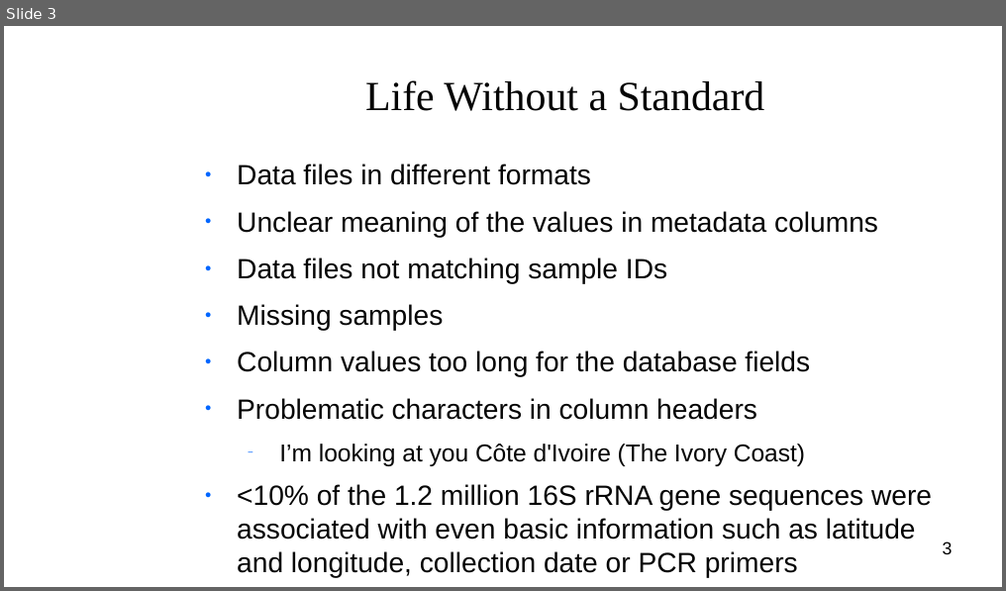
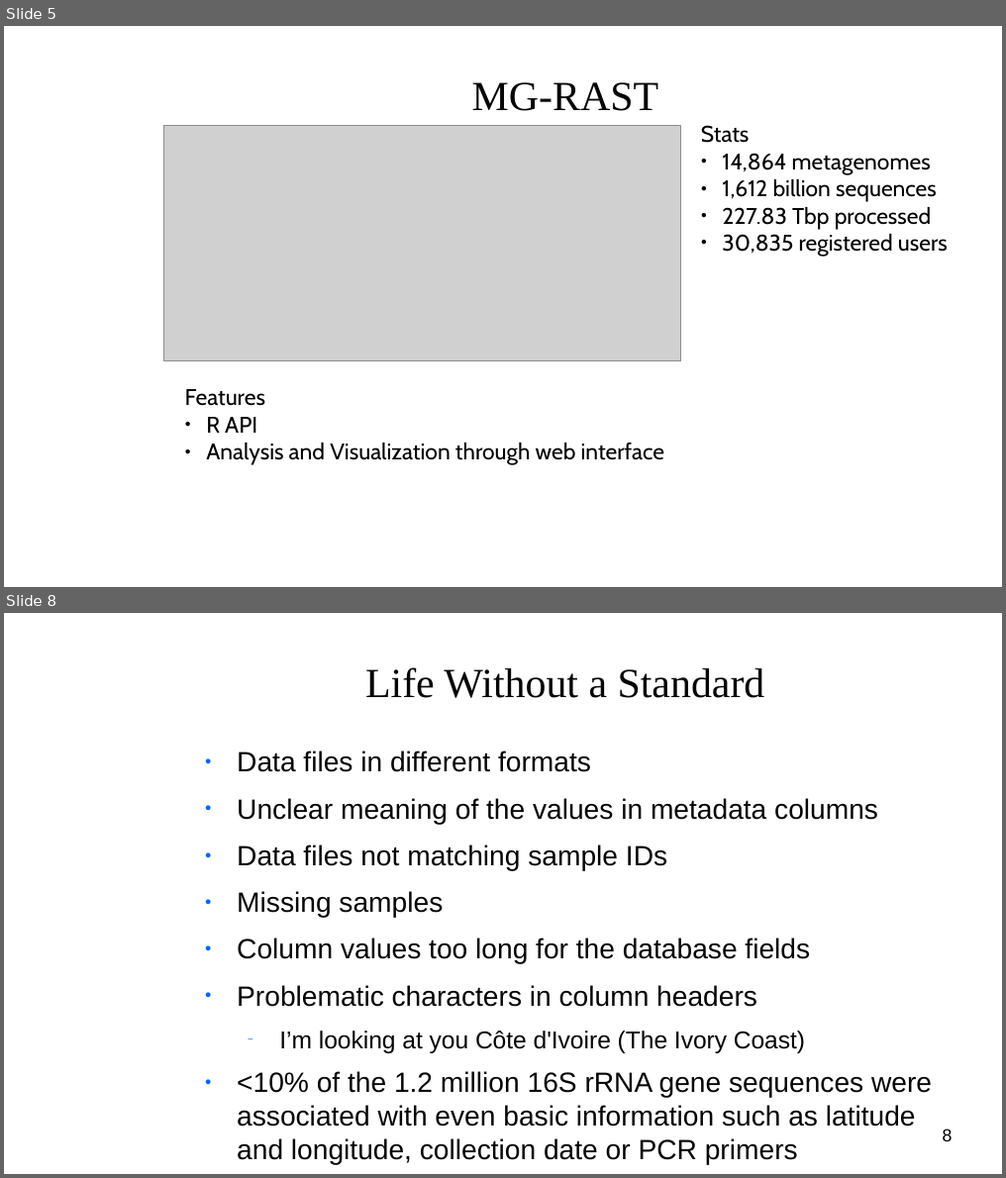
Before and after one commit to clemente-lab/mmeds-meta, a slide deck: sql/mmeds.odp. Shown one above the other, each under a label of ours: slide 3 before the commit, slides 5 and 8 after it; the slides between them are not shown. The pictures are 1006x591 and 1006x1178 pixels, drawn with LibreOffice and Linux fonts; fonts in the diff are those of the drawing; grey boxes stand for pictures; background and template pictures are left out. Boxes give left, top, right and bottom in pixels: in the first picture for what was removed or moved away, otherwise in the second. Text is boxed around its words. In the diff, an @@ line names an element or a change of style, - is before the commit and + after.

```diff
--- a/sql/mmeds.odp
+++ b/sql/mmeds.odp
@@ slide 5 added at [4, 26, 1002, 587], background picture (left out) @@
@@ title added at [472, 82, 658, 111], 33 pt, text #050505 @@
+MG-RAST
@@ picture added at [164, 126, 681, 361] @@
@@ text added at [701, 125, 947, 257], 18 pt, text #000000 @@
+Stats
+● 14,864 metagenomes
+● 1,612 billion sequences
+● 227.83 Tbp processed
+● 30,835 registered users
@@ text added at [185, 389, 664, 466], 18 pt, text #000000 @@
+Features
+● R API
+● Analysis and Visualization through web interface
@@ what was slide 3 is now slide 8 @@
@@ page number at [943, 1129, 952, 1142]: text changed @@
-3
+8
```
Also in this commit, not shown: 3 slides changed, 6 other slides added, 1 slide removed, 1 other file.
